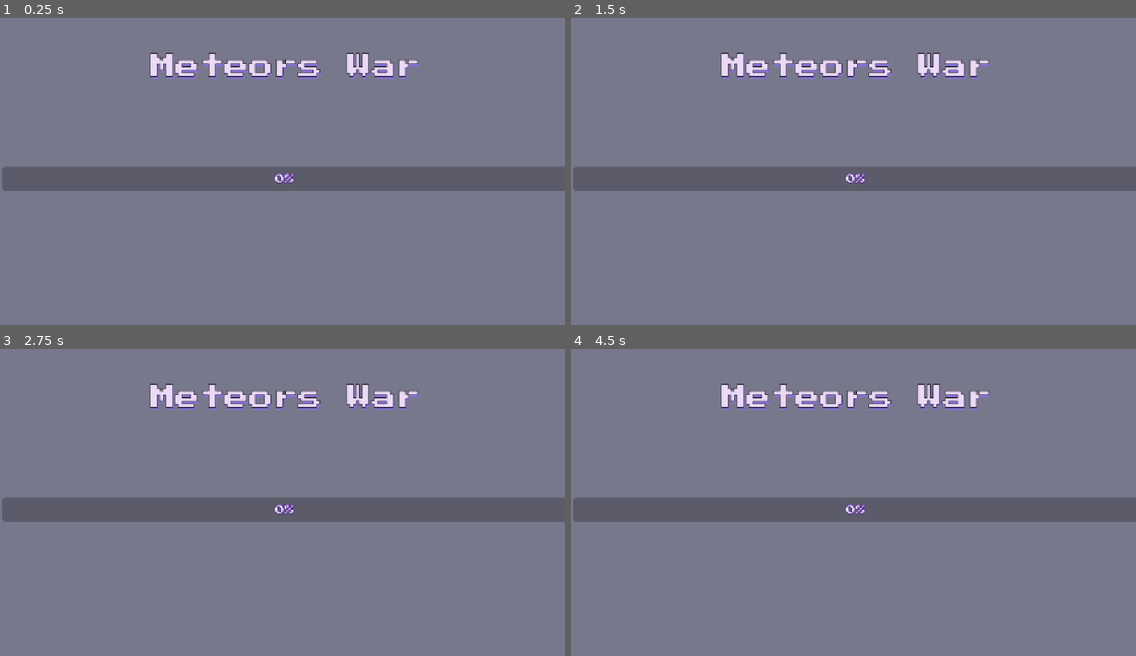
Above: before the commit, frames 1-4 (two rows, left to right).
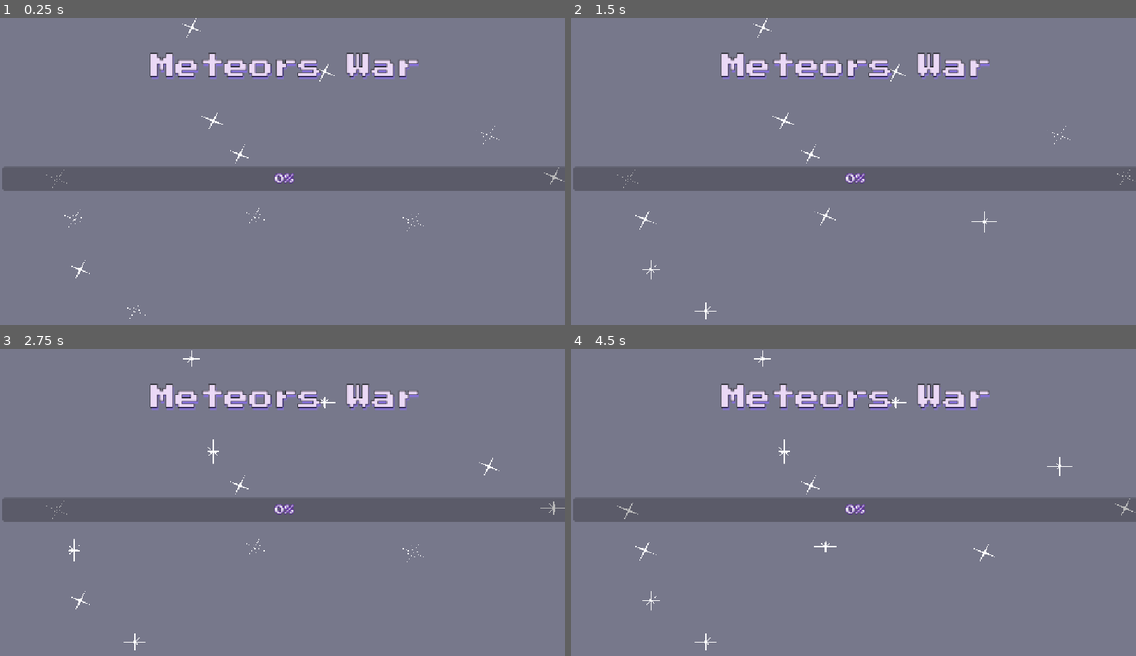
Above: after the commit, the same moments.

Repository: Alaa-Khaled210/Meteors-War
Game: Godot game, scene res://scense/screen_loading.tscn
Same seed, same stepped clock (60 frames per second), same inputs: the game is played once before the commit and once after it. This scene is started directly instead of the project's main scene. Sound files missing from this copy of the repository are replaced by a short silence.
Inputs (mouse positions are in pixels of both pictures, inside the frame that each line leads up to):
- Up to frame 1 (0.25 s): no input
- Up to frame 2 (1.5 s): move the mouse to (977, 162) at 0.52 s; hold Right (right) 0.53-1.28 s; hold Space (Shoot) 0.53-1.28 s; move the mouse to (740, 192) at 1.27 s; hold Down (down) from 1.28 s (still down); tap V (pasue) at 1.35 s
- Up to frame 3 (2.75 s): move the mouse to (339, 438) at 2.02 s; release Down (down) at 2.03 s; hold Right (right) from 2.03 s (still down); hold Space (Shoot) from 2.03 s (still down)
- Up to frame 4 (4.5 s): move the mouse to (825, 570) at 2.77 s; release Right (right) at 2.78 s; release Space (Shoot) at 2.78 s; hold Up (up) 2.78-3.53 s; tap V (pasue) at 2.85, 4.35 s; move the mouse to (1023, 554) at 3.52 s; hold Space (Shoot) 3.53-4.28 s; hold Left (left) from 3.53 s (still down); move the mouse to (684, 459) at 4.27 s

The runs differ from the first frame. In frame 1, 0.2% of the frame differs, in the area x 8-100%, y 0-98%; in frame 2, 0.2%; in frame 3, 0.3%; in frame 4, 0.3%, in the area x 8-100%, y 0-99%.
Error before the commit: Cannot call method 'get_children' on a null value. (res://scense/screen_loading.gd:8)

Commit message:
screenloading with stars

Diff:
--- a/scense/screen_loading.gd
+++ b/scense/screen_loading.gd
@@ -1,11 +1,11 @@
 extends Control
 
 func _ready() -> void:
-
+	MusicGame.stop_music()
 	# Stars :-----------------------------------
 	var screenloading := get_viewport().get_visible_rect().size
 	var rng := RandomNumberGenerator.new()
-	for star in $stars.get_children():
+	for star in $ColorRect/stars.get_children():
 		#position
 		var random_x=rng.randi_range(0, int(screenloading.x))
 		var random_y=rng.randi_range(0, int(screenloading.y))
--- a/scense/screen_loading.tscn
+++ b/scense/screen_loading.tscn
@@ -1,7 +1,27 @@
-[gd_scene load_steps=3 format=3 uid="uid://cogw5dent1et3"]
+[gd_scene load_steps=7 format=3 uid="uid://cogw5dent1et3"]
 
 [ext_resource type="FontFile" uid="uid://crgknw0a00f6k" path="res://Graphic/Fonts/PressStart2P-Regular.ttf" id="1_1t4i8"]
 [ext_resource type="Script" uid="uid://bcyqylqidekjx" path="res://scense/screen_loading.gd" id="1_x0o0x"]
+[ext_resource type="Texture2D" uid="uid://pndv4i63n14e" path="res://Graphic/stars/1.png" id="2_6kvbl"]
+[ext_resource type="Texture2D" uid="uid://ce4p3bwvuevie" path="res://Graphic/stars/2.png" id="3_fek54"]
+[ext_resource type="Texture2D" uid="uid://cciyto7eisg0y" path="res://Graphic/stars/3.png" id="4_nqr3l"]
+
+[sub_resource type="SpriteFrames" id="SpriteFrames_c03x4"]
+animations = [{
+"frames": [{
+"duration": 1.0,
+"texture": ExtResource("2_6kvbl")
+}, {
+"duration": 1.0,
+"texture": ExtResource("3_fek54")
+}, {
+"duration": 1.0,
+"texture": ExtResource("4_nqr3l")
+}],
+"loop": true,
+"name": &"default",
+"speed": 8.0
+}]
 
 [node name="screen_loading" type="Control"]
 layout_mode = 3
@@ -22,6 +42,78 @@
 color = Color(0.556863, 0.560784, 0.67451, 0.65098)
 
 [node name="stars" type="Node2D" parent="ColorRect"]
+
+[node name="AnimatedSprite2D" type="AnimatedSprite2D" parent="ColorRect/stars"]
+position = Vector2(131, 153)
+scale = Vector2(0.013455, 0.0120135)
+sprite_frames = SubResource("SpriteFrames_c03x4")
+autoplay = "default"
+
+[node name="AnimatedSprite2D2" type="AnimatedSprite2D" parent="ColorRect/stars"]
+position = Vector2(131, 153)
+scale = Vector2(0.013455, 0.0120135)
+sprite_frames = SubResource("SpriteFrames_c03x4")
+autoplay = "default"
+
+[node name="AnimatedSprite2D3" type="AnimatedSprite2D" parent="ColorRect/stars"]
+position = Vector2(131, 153)
+scale = Vector2(0.013455, 0.0120135)
+sprite_frames = SubResource("SpriteFrames_c03x4")
+autoplay = "default"
+
+[node name="AnimatedSprite2D4" type="AnimatedSprite2D" parent="ColorRect/stars"]
+position = Vector2(131, 153)
+scale = Vector2(0.013455, 0.0120135)
+sprite_frames = SubResource("SpriteFrames_c03x4")
+autoplay = "default"
+
+[node name="AnimatedSprite2D5" type="AnimatedSprite2D" parent="ColorRect/stars"]
+position = Vector2(131, 153)
+scale = Vector2(0.013455, 0.0120135)
+sprite_frames = SubResource("SpriteFrames_c03x4")
+autoplay = "default"
+
+[node name="AnimatedSprite2D6" type="AnimatedSprite2D" parent="ColorRect/stars"]
+position = Vector2(131, 153)
+scale = Vector2(0.013455, 0.0120135)
+sprite_frames = SubResource("SpriteFrames_c03x4")
+autoplay = "default"
+
+[node name="AnimatedSprite2D7" type="AnimatedSprite2D" parent="ColorRect/stars"]
+position = Vector2(131, 153)
+scale = Vector2(0.013455, 0.0120135)
+sprite_frames = SubResource("SpriteFrames_c03x4")
+autoplay = "default"
+
+[node name="AnimatedSprite2D8" type="AnimatedSprite2D" parent="ColorRect/stars"]
+position = Vector2(131, 153)
+scale = Vector2(0.013455, 0.0120135)
+sprite_frames = SubResource("SpriteFrames_c03x4")
+autoplay = "default"
+
+[node name="AnimatedSprite2D9" type="AnimatedSprite2D" parent="ColorRect/stars"]
+position = Vector2(131, 153)
+scale = Vector2(0.013455, 0.0120135)
+sprite_frames = SubResource("SpriteFrames_c03x4")
+autoplay = "default"
+
+[node name="AnimatedSprite2D10" type="AnimatedSprite2D" parent="ColorRect/stars"]
+position = Vector2(131, 153)
+scale = Vector2(0.013455, 0.0120135)
+sprite_frames = SubResource("SpriteFrames_c03x4")
+autoplay = "default"
+
+[node name="AnimatedSprite2D11" type="AnimatedSprite2D" parent="ColorRect/stars"]
+position = Vector2(131, 153)
+scale = Vector2(0.013455, 0.0120135)
+sprite_frames = SubResource("SpriteFrames_c03x4")
+autoplay = "default"
+
+[node name="AnimatedSprite2D12" type="AnimatedSprite2D" parent="ColorRect/stars"]
+position = Vector2(131, 153)
+scale = Vector2(0.013455, 0.0120135)
+sprite_frames = SubResource("SpriteFrames_c03x4")
+autoplay = "default"
 
 [node name="ProgressBar" type="ProgressBar" parent="ColorRect"]
 layout_mode = 1
